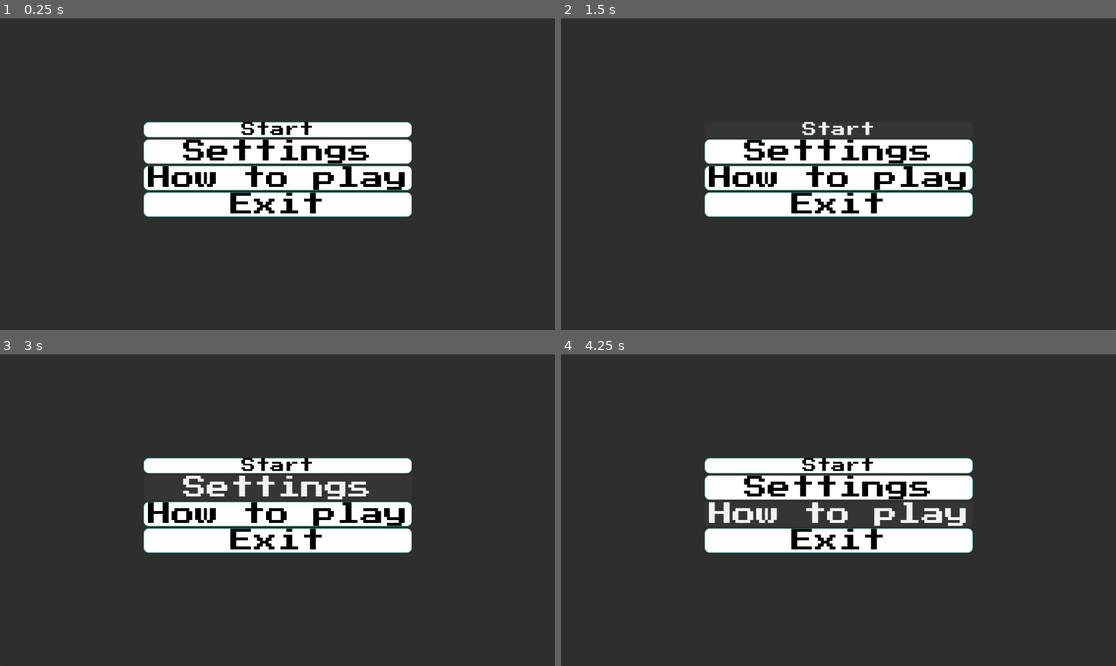
Above: before the commit, frames 1-4 (two rows, left to right).
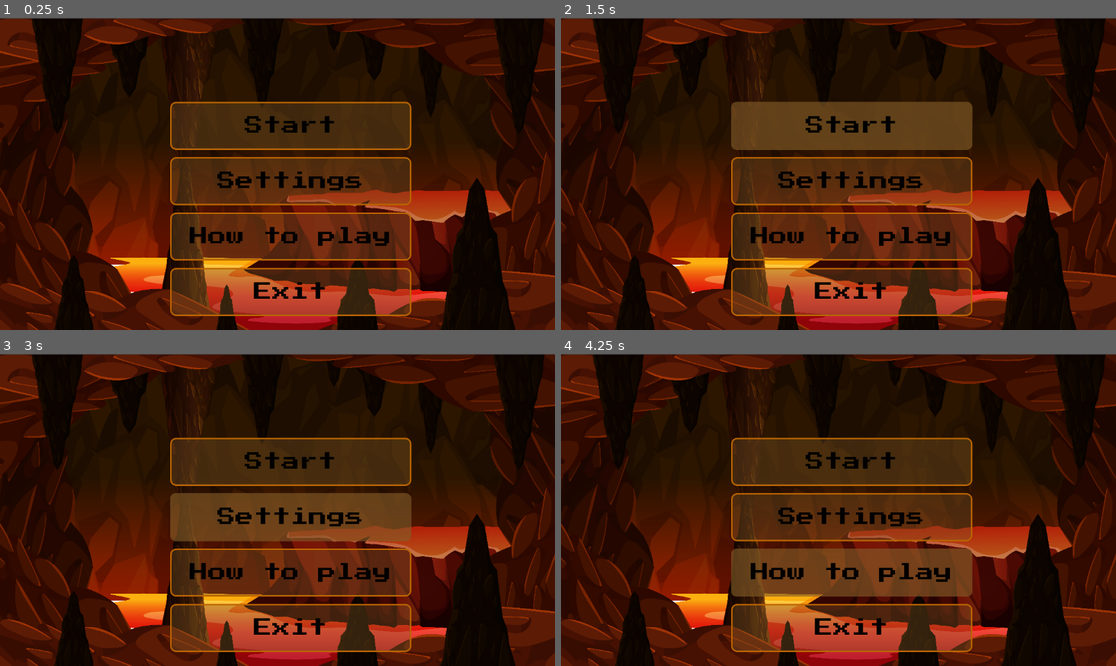
Above: after the commit, the same moments.

Repository: AffanKhan261/Godot_Campfire_Game_Repo
Game: Godot game, scene res://scenes/main_menu.tscn
Two runs of this game, one before a commit and one after it. Both use one fixed random seed, a clock stepped at 60 frames per second and the inputs below.
Inputs:
- Up to frame 1 (0.25 s): no input
- Up to frame 2 (1.5 s): click "Start" at 0.5 s; click "Start" at 1.25 s
- Up to frame 3 (3 s): click "Start" at 2 s; click "Settings" at 2.75 s
- Up to frame 4 (4.25 s): click "How to play" at 3.5 s

The runs differ from the first frame. In frame 1, 100% of the frame differs, in the area x 0-100%, y 0-100%; in frame 2, 100%; in frame 3, 100%; in frame 4, 100%.

Commit message:
init
almost completed the main menu screen

Diff:
--- a/scenes/main_menu.tscn
+++ b/scenes/main_menu.tscn
@@ -1,18 +1,78 @@
 [gd_scene format=3 uid="uid://klwod7wfsxh3"]
 
+[ext_resource type="Texture2D" uid="uid://c7xka82uc1hib" path="res://assets/infernal-dark-cave-with-lava-scene/50656.jpg" id="1_ekxnf"]
 [ext_resource type="FontFile" uid="uid://bbfm0q7fajwvn" path="res://assets/PressStart2P-Regular.ttf" id="1_l6cm7"]
 
+[sub_resource type="StyleBoxTexture" id="StyleBoxTexture_bqqt6"]
+texture = ExtResource("1_ekxnf")
+
 [sub_resource type="StyleBoxFlat" id="StyleBoxFlat_vue75"]
-bg_color = Color(1, 1, 1, 1)
-border_width_left = 1
-border_width_top = 1
-border_width_right = 1
-border_width_bottom = 1
-border_color = Color(0.20348486, 0.7098462, 0.65717113, 1)
-corner_radius_top_left = 10
-corner_radius_top_right = 10
-corner_radius_bottom_right = 10
-corner_radius_bottom_left = 10
+bg_color = Color(0.5137255, 0.35686275, 0.15294118, 0.34901962)
+border_width_left = 3
+border_width_top = 3
+border_width_right = 3
+border_width_bottom = 3
+border_color = Color(0.7370552, 0.39678523, 0, 1)
+corner_radius_top_left = 12
+corner_radius_top_right = 12
+corner_radius_bottom_right = 12
+corner_radius_bottom_left = 12
+
+[sub_resource type="StyleBoxFlat" id="StyleBoxFlat_ekxnf"]
+bg_color = Color(0.5137255, 0.35686275, 0.15294118, 0.6392157)
+corner_radius_top_left = 12
+corner_radius_top_right = 12
+corner_radius_bottom_right = 12
+corner_radius_bottom_left = 12
+
+[sub_resource type="StyleBoxFlat" id="StyleBoxFlat_bqqt6"]
+bg_color = Color(0, 0, 0, 1)
+corner_radius_top_left = 12
+corner_radius_top_right = 12
+corner_radius_bottom_right = 12
+corner_radius_bottom_left = 12
+
+[sub_resource type="StyleBoxFlat" id="StyleBoxFlat_wu84c"]
+bg_color = Color(0.5137255, 0.35686275, 0.15294118, 0.6392157)
+corner_radius_top_left = 12
+corner_radius_top_right = 12
+corner_radius_bottom_right = 12
+corner_radius_bottom_left = 12
+
+[sub_resource type="StyleBoxFlat" id="StyleBoxFlat_8ln24"]
+bg_color = Color(0, 0, 0, 1)
+corner_radius_top_left = 12
+corner_radius_top_right = 12
+corner_radius_bottom_right = 12
+corner_radius_bottom_left = 12
+
+[sub_resource type="StyleBoxFlat" id="StyleBoxFlat_rtw2f"]
+bg_color = Color(0.5137255, 0.35686275, 0.15294118, 0.6392157)
+corner_radius_top_left = 12
+corner_radius_top_right = 12
+corner_radius_bottom_right = 12
+corner_radius_bottom_left = 12
+
+[sub_resource type="StyleBoxFlat" id="StyleBoxFlat_oa1go"]
+bg_color = Color(0, 0, 0, 1)
+corner_radius_top_left = 12
+corner_radius_top_right = 12
+corner_radius_bottom_right = 12
+corner_radius_bottom_left = 12
+
+[sub_resource type="StyleBoxFlat" id="StyleBoxFlat_tbmy8"]
+bg_color = Color(0.5137255, 0.35686275, 0.15294118, 0.6392157)
+corner_radius_top_left = 12
+corner_radius_top_right = 12
+corner_radius_bottom_right = 12
+corner_radius_bottom_left = 12
+
+[sub_resource type="StyleBoxFlat" id="StyleBoxFlat_jk1qb"]
+bg_color = Color(0, 0, 0, 1)
+corner_radius_top_left = 12
+corner_radius_top_right = 12
+corner_radius_bottom_right = 12
+corner_radius_bottom_left = 12
 
 [node name="Main Menu" type="Control" unique_id=834350976]
 layout_mode = 3
@@ -37,6 +97,7 @@
 offset_bottom = 323.5
 grow_horizontal = 2
 grow_vertical = 2
+theme_override_styles/panel = SubResource("StyleBoxTexture_bqqt6")
 
 [node name="VBoxContainer" type="VBoxContainer" parent="." unique_id=1759762795]
 layout_mode = 1
@@ -45,42 +106,71 @@
 anchor_top = 0.5
 anchor_right = 0.5
 anchor_bottom = 0.5
-offset_left = -278.5
-offset_top = -108.0
+offset_left = -223.0
+offset_top = -150.0
 offset_right = 278.5
-offset_bottom = 323.0
+offset_bottom = 295.0
 grow_horizontal = 2
 grow_vertical = 2
+theme_override_constants/separation = 15
 
 [node name="Start Button" type="Button" parent="VBoxContainer" unique_id=1784897486]
+custom_minimum_size = Vector2(0, 100)
 layout_mode = 2
 size_flags_vertical = 8
 theme_override_colors/font_color = Color(0, 0, 0, 1)
+theme_override_colors/font_focus_color = Color(0, 0, 0, 1)
+theme_override_colors/font_pressed_color = Color(0, 0, 0, 1)
+theme_override_colors/font_hover_color = Color(0, 0, 0, 1)
+theme_override_colors/font_hover_pressed_color = Color(0, 0, 0, 1)
 theme_override_fonts/font = ExtResource("1_l6cm7")
-theme_override_font_sizes/font_size = 30
+theme_override_font_sizes/font_size = 38
 theme_override_styles/normal = SubResource("StyleBoxFlat_vue75")
+theme_override_styles/hover = SubResource("StyleBoxFlat_ekxnf")
+theme_override_styles/hover_pressed = SubResource("StyleBoxFlat_bqqt6")
 text = "Start"
 
 [node name="Settings" type="Button" parent="VBoxContainer" unique_id=1131474758]
+custom_minimum_size = Vector2(0, 100)
 layout_mode = 2
 theme_override_colors/font_color = Color(0, 0, 0, 1)
+theme_override_colors/font_focus_color = Color(0, 0, 0, 1)
+theme_override_colors/font_pressed_color = Color(0, 0, 0, 1)
+theme_override_colors/font_hover_color = Color(0, 0, 0, 1)
+theme_override_colors/font_hover_pressed_color = Color(0, 0, 0, 1)
 theme_override_fonts/font = ExtResource("1_l6cm7")
-theme_override_font_sizes/font_size = 49
+theme_override_font_sizes/font_size = 38
 theme_override_styles/normal = SubResource("StyleBoxFlat_vue75")
+theme_override_styles/hover = SubResource("StyleBoxFlat_wu84c")
+theme_override_styles/hover_pressed = SubResource("StyleBoxFlat_8ln24")
 text = "Settings"
 
 [node name="How to play" type="Button" parent="VBoxContainer" unique_id=490009178]
+custom_minimum_size = Vector2(0, 100)
 layout_mode = 2
 theme_override_colors/font_color = Color(0, 0, 0, 1)
+theme_override_colors/font_focus_color = Color(0, 0, 0, 1)
+theme_override_colors/font_pressed_color = Color(0, 0, 0, 1)
+theme_override_colors/font_hover_color = Color(0, 0, 0, 1)
+theme_override_colors/font_hover_pressed_color = Color(0, 0, 0, 1)
 theme_override_fonts/font = ExtResource("1_l6cm7")
-theme_override_font_sizes/font_size = 49
+theme_override_font_sizes/font_size = 38
 theme_override_styles/normal = SubResource("StyleBoxFlat_vue75")
+theme_override_styles/hover = SubResource("StyleBoxFlat_rtw2f")
+theme_override_styles/hover_pressed = SubResource("StyleBoxFlat_oa1go")
 text = "How to play"
 
 [node name="Exit" type="Button" parent="VBoxContainer" unique_id=1097001551]
+custom_minimum_size = Vector2(0, 100)
 layout_mode = 2
 theme_override_colors/font_color = Color(0, 0, 0, 1)
+theme_override_colors/font_focus_color = Color(0, 0, 0, 1)
+theme_override_colors/font_pressed_color = Color(0, 0, 0, 1)
+theme_override_colors/font_hover_color = Color(0, 0, 0, 1)
+theme_override_colors/font_hover_pressed_color = Color(0, 0, 0, 1)
 theme_override_fonts/font = ExtResource("1_l6cm7")
-theme_override_font_sizes/font_size = 49
+theme_override_font_sizes/font_size = 38
 theme_override_styles/normal = SubResource("StyleBoxFlat_vue75")
+theme_override_styles/hover = SubResource("StyleBoxFlat_tbmy8")
+theme_override_styles/hover_pressed = SubResource("StyleBoxFlat_jk1qb")
 text = "Exit"
Binary file added: assets/cinematic-image-dark-fantasy-cave-600nw-2619216735.webp
Not shown, added: assets/cinematic-image-dark-fantasy-cave-600nw-2619216735.webp.import
Binary file added: assets/infernal-dark-cave-with-lava-scene/50656.jpg
Not shown, added: assets/infernal-dark-cave-with-lava-scene/50656.jpg.import
Not shown, added: assets/infernal-dark-cave-with-lava-scene/License free.txt
Not shown, added: assets/infernal-dark-cave-with-lava-scene/License premium.txt
Not shown, added: assets/infernal-dark-cave-with-lava-scene/50656.eps
